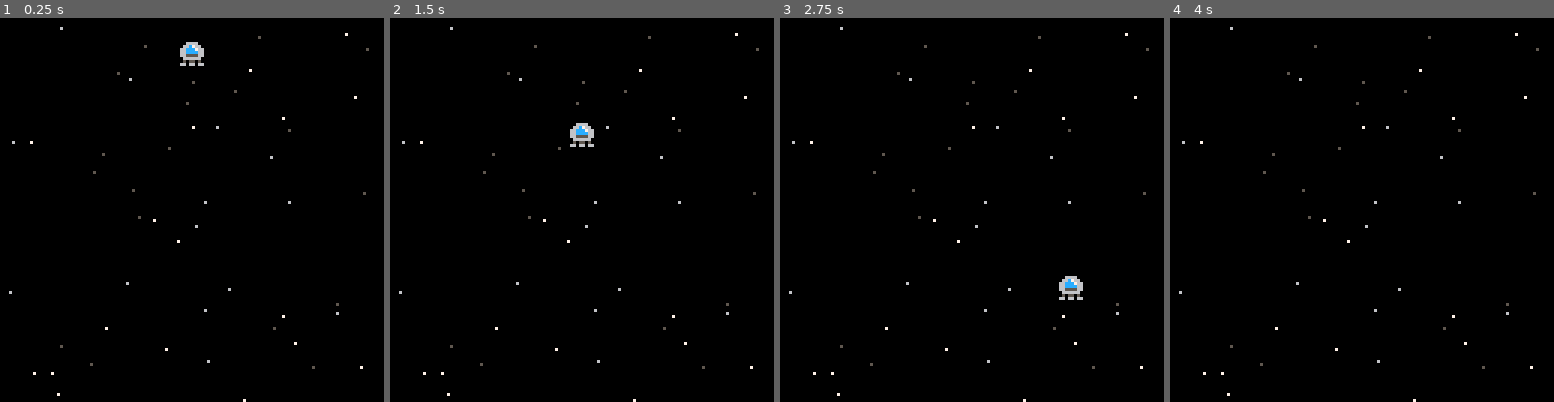
Above: before the commit, frames 1-4 (left to right).
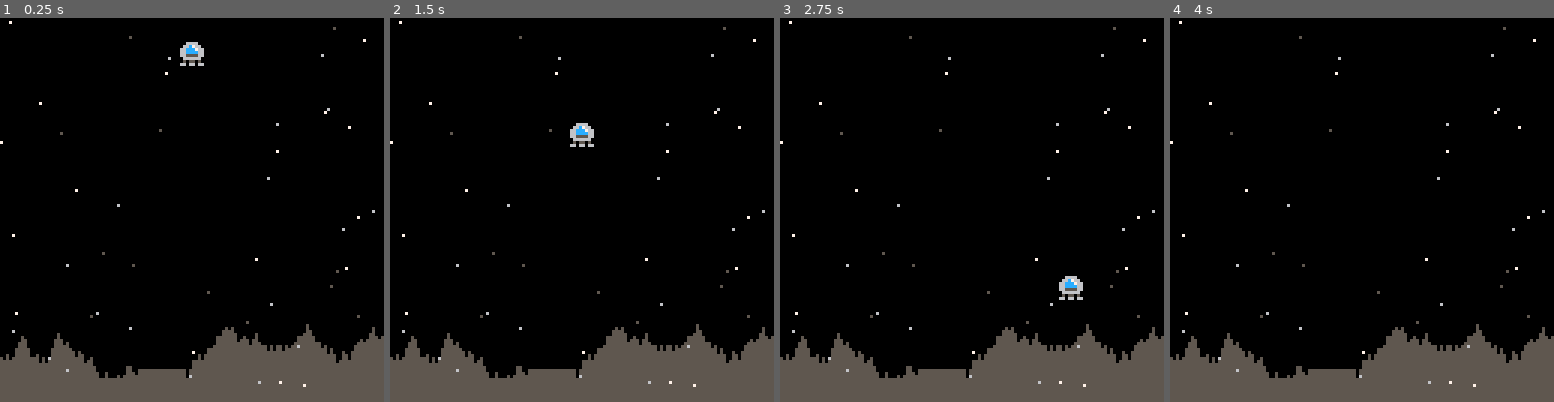
Above: after the commit, the same moments.

Repository: geopet/pico-8-lander
Game: PICO-8 cartridge lander.p8
Same seed, same stepped clock (60 frames per second), same inputs: the game is played once before the commit and once after it.
Inputs:
- Up to frame 1 (0.25 s): no input
- Up to frame 2 (1.5 s): no input
- Up to frame 3 (2.75 s): hold Right 1.6-2.1 s; hold Up 2.15-2.42 s; hold Right from 2.47 s (still down)
- Up to frame 4 (4 s): release Right at 3.03 s; hold Left 3.08-3.58 s

The runs differ from the first frame. In frame 1, 13% of the frame differs, in the area x 0-100%, y 0-100%; in frame 2, 13%; in frame 3, 13%; in frame 4, 13%.

Commit message:
Add ground

Diff:
--- a/lander.p8
+++ b/lander.p8
@@ -5,6 +5,7 @@
 function _init()
   g=0.025         -- gravity
   make_player()
+  make_ground()
   make_stars()
 end
 
@@ -14,6 +15,7 @@
 
 function _draw()
   cls()
+  draw_ground()
   draw_stars()
   draw_player()
 end
@@ -95,6 +97,43 @@
   end
 end
 
+function make_ground()
+  -- create the ground
+  gnd={}
+  local top=96             -- highest point
+  local btm=120            -- lowest point
+
+  -- set up the landing pad
+  pad={}
+  pad.width=15
+  pad.x=rndb(0,126-pad.width)
+  pad.y=rndb(top,btm)
+  pad.sprite=2
+
+  -- create ground at pad
+  for i=pad.x,pad.x+pad.width do
+    gnd[i]=pad.y
+  end
+
+  -- create ground right of pad
+  for i=pad.x+pad.width+1,127 do
+    local h=rndb(gnd[i-1]-3,gnd[i-1]+3)
+    gnd[i]=mid(top,h,btm)
+  end
+
+  -- create ground left of pad
+  for i=pad.x-1,0,-1 do
+    local h=rndb(gnd[i+1]-3,gnd[i+1]+3)
+    gnd[i]=mid(top,h,btm)
+  end
+end
+
+function draw_ground()
+  for i=0,127 do
+    line(i,gnd[i],i,127,5)
+  end
+end
+
 __gfx__
 00000000006666000000000000000000000000000000000000000000000000000000000000000000000000000000000000000000000000000000000000000000
 00000000066c76600000000000000000000000000000000000000000000000000000000000000000000000000000000000000000000000000000000000000000
